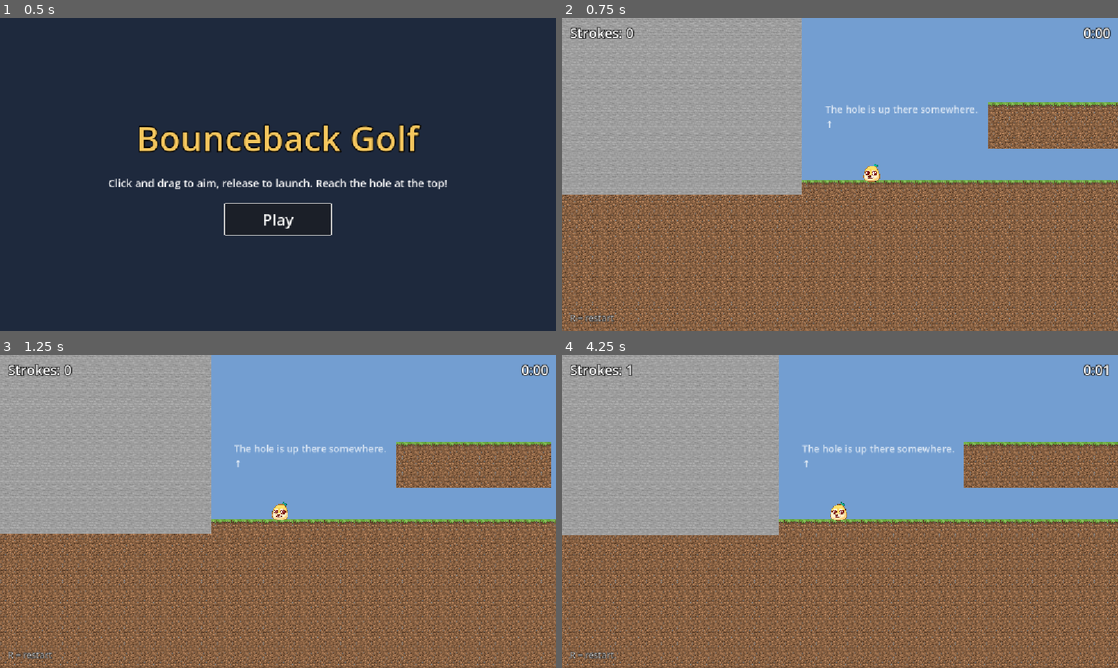
Above: before the commit, frames 1-4 (two rows, left to right).
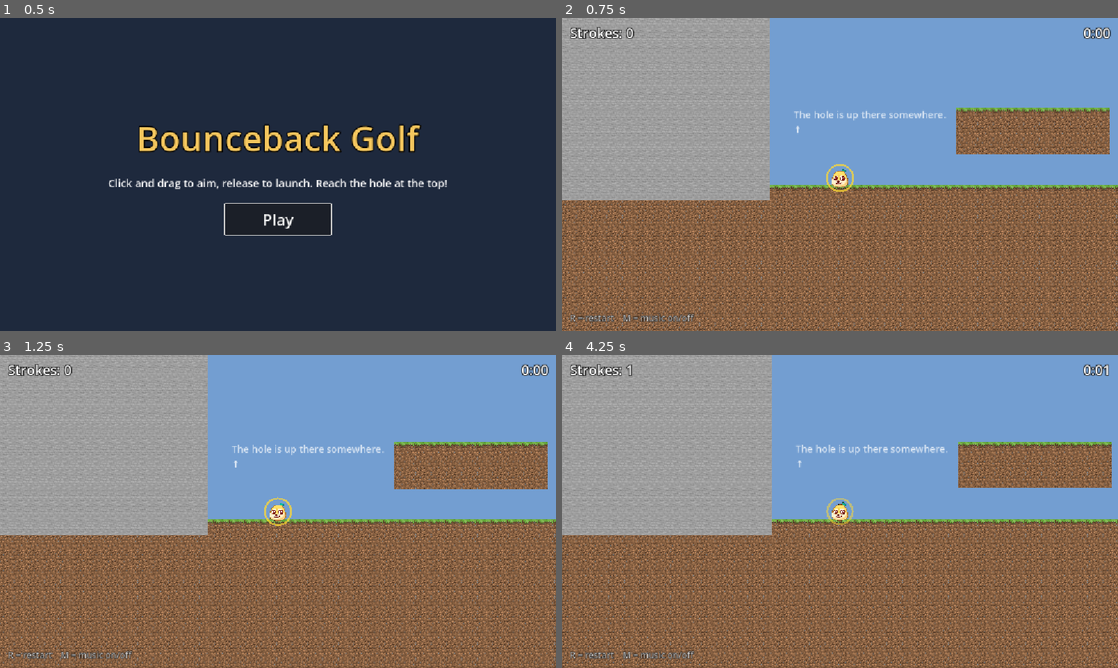
Above: after the commit, the same moments.

Repository: Khazap/bounceback-golf
Game: Godot game, scene res://scenes/ui/Title.tscn
The game is run twice, just before and just after one commit, with the same random seed, the same clock (stepped at 60 frames per second) and the same inputs. Sound files missing from this copy of the repository are replaced by a short silence.
Inputs (mouse positions are in pixels of both pictures, inside the frame that each line leads up to):
- Up to frame 1 (0.5 s): no input
- Up to frame 2 (0.75 s): click "Play" at 0.5 s
- Up to frame 3 (1.25 s): no input
- Up to frame 4 (4.25 s): tap Enter at 1.25 s; move the mouse to (962, 495) at 1.27 s; tap M at 1.35, 3.05 s; click (962, 495) at 1.42 s; drag from (728, 527) to (812, 574) at 2.02 s; move the mouse to (895, 442) at 2.77 s; tap R at 2.85 s; click (895, 442) at 2.92 s; drag from (812, 574) to (673, 464) at 3.52 s

Frame 1 is identical in both runs. In frame 2, 32% of the frame differs, in the area x 0-100%, y 0-100%; in frame 3, 27%; in frame 4, 27%.

Commit message:
Music, sound effects, ready ring; bounce 0.93 that stops below 500 px/s
- AudioManager autoload: looping music (M = mute), launch/bounce/ready/win/click sounds
- sound_maker.gd generates all audio from simple waves (original)
- Ball: bounce 0.93, friction 0.8, stops dead on flat ground below STOP_SPEED
- Gold pulsing ring + ding when you can aim again

Co-Authored-By: Claude Opus 5.5 <noreply@anthropic.com>

Diff:
--- a/project.godot
+++ b/project.godot
@@ -18,6 +18,7 @@
 [autoload]
 
 GameManager="*res://scripts/game_manager.gd"
+AudioManager="*res://scripts/audio_manager.gd"
 
 [display]
 
--- a/scenes/Main.tscn
+++ b/scenes/Main.tscn
@@ -12,6 +12,7 @@
 [node name="Level" parent="." instance=ExtResource("2_level")]
 
 [node name="Ball" parent="." instance=ExtResource("3_ball")]
+position = Vector2(144, -24)
 
 [node name="HUD" parent="." instance=ExtResource("4_hud")]
 
--- a/scenes/ball/Ball.tscn
+++ b/scenes/ball/Ball.tscn
@@ -5,8 +5,8 @@
 
 [sub_resource type="PhysicsMaterial" id="PhysicsMaterial_ball"]
 resource_local_to_scene = true
-friction = 0.2
-bounce = 0.9
+friction = 0.8
+bounce = 0.93
 
 [sub_resource type="CircleShape2D" id="CircleShape2D_ball"]
 radius = 16.0
--- a/scenes/ui/HUD.tscn
+++ b/scenes/ui/HUD.tscn
@@ -36,11 +36,11 @@
 anchor_bottom = 1.0
 offset_left = 16.0
 offset_top = -40.0
-offset_right = 316.0
+offset_right = 416.0
 offset_bottom = -12.0
 grow_vertical = 0
 theme_override_colors/font_color = Color(1, 1, 1, 0.7)
 theme_override_colors/font_outline_color = Color(0, 0, 0, 1)
 theme_override_constants/outline_size = 4
 theme_override_font_sizes/font_size = 18
-text = "R = restart"
+text = "R = restart    M = music on/off"
--- /dev/null
+++ b/scripts/audio_manager.gd
@@ -0,0 +1,49 @@
+extends Node
+## AudioManager: plays the music and all sound effects.
+## It's an autoload (like GameManager), so it never gets deleted when the scene
+## changes. That's why the music keeps playing from the title into the game.
+##
+## Any script can play a sound with:   AudioManager.play("bounce")
+## Press M at any time to turn the music on/off.
+##
+## Note for the web build: browsers block sound until the player clicks once,
+## so the music starts properly after the first click (e.g. on Play).
+
+const SOUNDS := {
+	"launch": preload("res://audio/sfx_launch.wav"),
+	"bounce": preload("res://audio/sfx_bounce.wav"),
+	"ready": preload("res://audio/sfx_ready.wav"),
+	"click": preload("res://audio/sfx_click.wav"),
+	"win": preload("res://audio/sfx_win.wav"),
+}
+const MUSIC := preload("res://audio/music_loop.wav")
+const MUSIC_VOLUME_DB := -8.0  # negative = quieter than the sound effects
+
+var music_player: AudioStreamPlayer
+
+
+func _ready() -> void:
+	music_player = AudioStreamPlayer.new()
+	music_player.stream = MUSIC
+	music_player.volume_db = MUSIC_VOLUME_DB
+	add_child(music_player)
+	music_player.finished.connect(music_player.play)  # loop forever
+	music_player.play()
+	# Play a jingle when the player wins.
+	GameManager.game_won.connect(play.bind("win"))
+
+
+## Plays a sound effect once. volume: 1.0 = full, 0.5 = half. pitch: 1.0 = normal.
+func play(sound_name: String, volume: float = 1.0, pitch: float = 1.0) -> void:
+	var player := AudioStreamPlayer.new()
+	player.stream = SOUNDS[sound_name]
+	player.volume_db = linear_to_db(volume)
+	player.pitch_scale = pitch
+	add_child(player)
+	player.play()
+	player.finished.connect(player.queue_free)  # delete it when it's done
+
+
+func _unhandled_input(event: InputEvent) -> void:
+	if event is InputEventKey and event.pressed and not event.echo and event.keycode == KEY_M:
+		music_player.stream_paused = not music_player.stream_paused
--- a/scripts/ball.gd
+++ b/scripts/ball.gd
@@ -2,12 +2,17 @@
 ## The dog ball you play as.
 ##
 ## How a shot works:
-##   1. When the ball has stopped, press the left mouse button anywhere.
-##   2. Drag the mouse. The dog stretches and a dotted line shows the aim.
-##      Like a slingshot: drag AWAY from where you want to go.
+##   1. Wait for the glowing ring + "ding": that means you can aim.
+##   2. Press the left mouse button anywhere and drag. The dog stretches and a
+##      dotted line shows the aim. Like a slingshot: drag AWAY from the target.
 ##   3. Let go to launch. Longer drag = more power (up to MAX_DRAG).
 ##   Right-click or Esc while dragging cancels the shot.
 ##
+## How it bounces:
+##   Hits faster than STOP_SPEED bounce hard (BOUNCE).
+##   Below STOP_SPEED, on flat ground, the ball stops dead.
+##   On slopes it doesn't stop: it slides off.
+##
 ## Main.tscn uses these (don't rename them):
 ##   signal launched, signal came_to_rest, var input_enabled, func reset_to()
 
@@ -17,34 +22,23 @@
 ## Main sets this to false after you win, so you can't keep shooting.
 var input_enabled: bool = true
 
-# --- Tuning numbers. The level was tested with these, so change them carefully.
+# --- Shooting
 const POWER := 6.0          # launch speed per pixel dragged
 const MAX_DRAG := 200.0     # dragging further than this adds no more power
 const MIN_DRAG := 8.0       # tiny drags are ignored (counts as a misclick)
-const REST_SPEED := 10.0    # slower than this counts as "stopped"
-const REST_TIME := 0.3      # ...for this many seconds
-
-# --- Bounciness (0 = no bounce, 1 = bounces forever)
-# How bouncy the next hit is depends on how fast the ball is going:
-#   faster than CRASH_SPEED  -> BOUNCE_CRASH  big falls pinball around wildly
-#   faster than SETTLE_SPEED -> BOUNCE_NORMAL normal jump landings (the level
-#                                             was tested with this, so you can
-#                                             still land on ledges)
-#   slower                   -> BOUNCE_SETTLE tiny hops die out, so you can
-#                                             shoot again sooner
-# (0.9 on every hit was tried: then nothing can ever land on a ledge.)
-const BOUNCE_CRASH := 0.9
-const BOUNCE_NORMAL := 0.6
-const BOUNCE_SETTLE := 0.3
-const CRASH_SPEED := 900.0   # pixels per second
-const SETTLE_SPEED := 250.0
-# Top speed. Long falls would otherwise get so fast that the ball could skip
-# through a thin ledge in one frame. 1800 px/s = 30 px per frame, always safe.
-const MAX_SPEED := 1800.0
+
+# --- Bouncing and stopping
+const BOUNCE := 0.93        # 0 = no bounce, 1 = never loses height. 0.93 keeps 86% each bounce
+const FRICTION := 0.8       # grip on the ground (0 = ice, 1 = rubber)
+const STOP_SPEED := 500.0   # slower than this (pixels/second) on flat ground = stop dead
+                            # (500 = hops lower than about 4 tiles stop instead)
+const MAX_SPEED := 1800.0   # top speed, so long falls never skip through a ledge
+const REST_TIME := 0.2      # how long it must be stopped before you can aim again
 
 # --- Look and feel
 const MAX_STRETCH := 0.35   # how much the dog stretches at full power (35%)
 const SQUISH_SPEED := 250.0 # landing faster than this makes the dog squish
+const SOUND_SPEED := 160.0  # landing faster than this makes a bounce sound
 
 # The dog picture sits inside "Stretch". Stretching that node squashes the
 # picture in any direction we want (see _set_stretch below).
@@ -54,8 +48,9 @@
 var aiming := false            # true while the mouse button is held
 var drag_start := Vector2.ZERO # where the mouse was pressed (world position)
 var at_rest := true            # true when the ball is stopped and can shoot
-var still_time := 0.0          # how long the ball has been slow
-var last_velocity := Vector2.ZERO  # speed last physics frame (for the squish)
+var still_time := 0.0          # how long the ball has been stopped
+var air_time := 0.0            # time since launch (so we don't stop it instantly)
+var last_velocity := Vector2.ZERO  # speed last physics frame (for squish and sound)
 var stretch_angle := 0.0       # which way the dog is being stretched
 var squish_tween: Tween
 var reset_pending := false
@@ -63,6 +58,8 @@
 
 
 func _ready() -> void:
+	physics_material_override.bounce = BOUNCE
+	physics_material_override.friction = FRICTION
 	# body_entered fires whenever the ball touches something new.
 	# (It needs contact_monitor on, which Ball.tscn sets.)
 	body_entered.connect(_on_body_entered)
@@ -74,27 +71,21 @@
 	stretch.global_rotation = stretch_angle
 	if aiming:
 		_update_aim_stretch()
-	queue_redraw()  # redraw the aim line every frame
+	queue_redraw()  # redraw the aim line and ready ring every frame
 
 
 func _physics_process(delta: float) -> void:
 	last_velocity = linear_velocity
-	# Pick the bounciness for the next hit based on how fast we're going now.
-	var speed := linear_velocity.length()
-	var wanted := BOUNCE_SETTLE
-	if speed > CRASH_SPEED:
-		wanted = BOUNCE_CRASH
-	elif speed > SETTLE_SPEED:
-		wanted = BOUNCE_NORMAL
-	if physics_material_override.bounce != wanted:  # only touch it when it changes
-		physics_material_override.bounce = wanted
-	# Rest detection: slow for REST_TIME seconds in a row = stopped.
+	air_time += delta
+	# Rest detection: stopped for REST_TIME seconds = ready to aim again.
 	if not at_rest:
-		if linear_velocity.length() < REST_SPEED:
+		if linear_velocity.length() < 10.0:
 			still_time += delta
 			if still_time >= REST_TIME:
 				at_rest = true
 				came_to_rest.emit()
+				if input_enabled:
+					AudioManager.play("ready", 0.6)
 		else:
 			still_time = 0.0
 
@@ -130,13 +121,48 @@
 		return
 	at_rest = false
 	still_time = 0.0
+	air_time = 0.0
 	apply_central_impulse(shot * POWER)
 	launched.emit()
+	AudioManager.play("launch", 0.5 + 0.5 * shot.length() / MAX_DRAG)
 
 
 func _stop_aiming() -> void:
 	aiming = false
 	_set_stretch(Vector2.RIGHT, 1.0, 1.0)
+
+
+# --- Physics: speed cap, stop dead, teleport --------------------------------
+
+func _integrate_forces(state: PhysicsDirectBodyState2D) -> void:
+	state.linear_velocity = state.linear_velocity.limit_length(MAX_SPEED)
+
+	# Stop dead: slow AND touching flat ground. (A normal pointing almost
+	# straight up, y < -0.9, means flat. Slopes are steeper, so you slide.)
+	# air_time > 0.15 so a weak shot isn't cancelled the moment it starts.
+	if air_time > 0.15 and state.linear_velocity.length() < STOP_SPEED:
+		for i in state.get_contact_count():
+			if state.get_contact_local_normal(i).y < -0.9:
+				state.linear_velocity = Vector2.ZERO
+				state.angular_velocity = 0.0
+				break
+
+	if reset_pending:
+		state.transform = Transform2D(0.0, reset_position)
+		state.linear_velocity = Vector2.ZERO
+		state.angular_velocity = 0.0
+		reset_pending = false
+
+
+## Teleports the ball and stops it (used by Main for spawn, R and Play Again).
+func reset_to(pos: Vector2) -> void:
+	# A RigidBody2D should only be moved inside _integrate_forces, so we just
+	# remember the position here and apply it on the next physics step.
+	reset_position = pos
+	reset_pending = true
+	_stop_aiming()
+	at_rest = true
+	still_time = 0.0
 
 
 # --- Stretch while pulling ---------------------------------------------------
@@ -162,10 +188,13 @@
 	dog.rotation = -stretch_angle
 
 
-# --- Squish when landing -----------------------------------------------------
+# --- Squish and sound when landing ------------------------------------------
 
 func _on_body_entered(_body: Node) -> void:
 	var speed := last_velocity.length()
+	if speed > SOUND_SPEED:
+		# Louder for harder hits, slightly random pitch so it doesn't get boring.
+		AudioManager.play("bounce", clampf(speed / 1200.0, 0.2, 1.0), randf_range(0.9, 1.15))
 	if speed < SQUISH_SPEED or aiming:
 		return
 	# Squash flat in the direction we hit, then spring back.
@@ -178,17 +207,24 @@
 		.set_trans(Tween.TRANS_ELASTIC).set_ease(Tween.EASE_OUT)
 
 
-# --- Aim line ----------------------------------------------------------------
+# --- Drawing: aim line and "ready" ring -------------------------------------
 
 func _draw() -> void:
+	# _draw uses the ball's own (spinning) coordinates. This undoes the spin,
+	# so everything points the real direction on screen.
+	draw_set_transform(Vector2.ZERO, -rotation, Vector2.ONE)
+
+	# Ready ring: a soft pulsing circle when you're allowed to aim.
+	if at_rest and input_enabled and not aiming:
+		var pulse := 0.5 + 0.5 * sin(Time.get_ticks_msec() / 150.0)
+		draw_arc(Vector2.ZERO, 26.0 + 3.0 * pulse, 0.0, TAU, 40, Color(1, 0.85, 0.2, 0.5 + 0.5 * pulse), 4.0)
+		return
+
 	if not aiming:
 		return
 	var shot := _get_shot()
 	if shot.length() < 1.0:
 		return
-	# _draw uses the ball's own (spinning) coordinates. This line undoes the
-	# spin, so the dots point the real direction on screen.
-	draw_set_transform(Vector2.ZERO, -rotation, Vector2.ONE)
 	var power := shot.length() / MAX_DRAG
 	var color := Color("#42d77d").lerp(Color("#ef5350"), power)  # green -> red
 	var direction := shot.normalized()
@@ -196,24 +232,3 @@
 	for i in 8:  # 8 dots
 		var p := direction * (24.0 + i * length / 8.0)
 		draw_circle(p, 3.0, color)
-
-
-# --- Teleport (used by Main for spawn, R and Play Again) ---------------------
-
-func reset_to(pos: Vector2) -> void:
-	# A RigidBody2D should only be moved inside _integrate_forces, so we just
-	# remember the position here and apply it on the next physics step.
-	reset_position = pos
-	reset_pending = true
-	_stop_aiming()
-	at_rest = true
-	still_time = 0.0
-
-
-func _integrate_forces(state: PhysicsDirectBodyState2D) -> void:
-	state.linear_velocity = state.linear_velocity.limit_length(MAX_SPEED)
-	if reset_pending:
-		state.transform = Transform2D(0.0, reset_position)
-		state.linear_velocity = Vector2.ZERO
-		state.angular_velocity = 0.0
-		reset_pending = false
--- /dev/null
+++ b/scripts/sound_maker.gd
@@ -0,0 +1,117 @@
+extends SceneTree
+## Sound maker: creates all the game's sounds and music as .wav files in audio/.
+## Like level_builder.gd, it's a tool, not part of the game. Run it from a terminal:
+##   Godot_console.exe --headless --path . --script res://scripts/sound_maker.gd
+## Every sound is built from simple waves (no samples), so it's all our own.
+## You can replace any .wav in audio/ with a better sound later; just keep the name.
+
+const RATE := 22050  # samples per second (enough for retro-style sounds)
+
+
+func _initialize() -> void:
+	save("sfx_launch", sweep(220, 880, 0.18, "sine", 0.6))          # boing up
+	save("sfx_bounce", sweep(520, 160, 0.13, "triangle", 0.8))      # boing down
+	save("sfx_ready", concat([note(1318.5, 0.07, "sine", 0.5), note(1760, 0.22, "sine", 0.5)]))
+	save("sfx_click", note(1000, 0.04, "square", 0.25))
+	save("sfx_win", concat([note(523.3, 0.11, "square", 0.3), note(659.3, 0.11, "square", 0.3),
+		note(784, 0.11, "square", 0.3), note(1046.5, 0.5, "square", 0.3)]))
+	save("music_loop", make_music())
+	print("Sounds saved in audio/")
+	quit()
+
+
+# --- Building blocks ---------------------------------------------------------
+
+## One wave sample. t = position in the wave cycle (0..1).
+func wave(kind: String, t: float) -> float:
+	match kind:
+		"sine": return sin(t * TAU)
+		"square": return 1.0 if t < 0.25 else -1.0  # 25% "duty" = classic chiptune sound
+		"triangle": return 4.0 * absf(t - 0.5) - 1.0
+		_: return randf() * 2.0 - 1.0  # noise
+
+
+## A tone that slides from one pitch to another and fades out.
+func sweep(f_start: float, f_end: float, seconds: float, kind: String, volume: float) -> PackedFloat32Array:
+	var out := PackedFloat32Array()
+	var phase := 0.0
+	var n := int(seconds * RATE)
+	for i in n:
+		var k := float(i) / n
+		phase = fmod(phase + lerpf(f_start, f_end, k) / RATE, 1.0)
+		var envelope := minf(1.0, i / 60.0) * (1.0 - k) * (1.0 - k)  # quick start, fade out
+		out.append(wave(kind, phase) * envelope * volume)
+	return out
+
+
+func note(freq: float, seconds: float, kind: String, volume: float) -> PackedFloat32Array:
+	return sweep(freq, freq, seconds, kind, volume)
+
+
+func concat(parts: Array) -> PackedFloat32Array:
+	var out := PackedFloat32Array()
+	for p in parts:
+		out.append_array(p)
+	return out
+
+
+func midi_to_hz(m: int) -> float:
+	return 440.0 * pow(2.0, (m - 69) / 12.0)
+
+
+# --- Music: a short original chiptune loop (120 BPM, 8 bars, C-Am-F-G) -------
+
+func make_music() -> PackedFloat32Array:
+	var eighth := 0.25  # seconds per eighth note at 120 BPM
+	# Melody: 8 eighth notes per bar, MIDI note numbers (-1 = silence)
+	var melody := [
+		[64, 67, 72, 67, 64, -1, 67, -1],
+		[69, 72, 76, 72, 69, -1, 64, -1],
+		[65, 69, 72, 69, 77, 76, 72, -1],
+		[67, 71, 74, 71, 67, -1, 62, -1],
+		[64, 67, 72, 67, 76, -1, 72, -1],
+		[69, 72, 76, 79, 76, -1, 72, -1],
+		[77, 76, 74, 72, 69, -1, 65, -1],
+		[67, -1, 71, -1, 74, 72, 71, -1],
+	]
+	var bass_roots := [48, 45, 41, 43, 48, 45, 41, 43]  # C, A, F, G
+	var total := int(8 * 8 * eighth * RATE)
+	var mix := PackedFloat32Array()
+	mix.resize(total)
+
+	for bar in 8:
+		for step in 8:
+			var start := int((bar * 8 + step) * eighth * RATE)
+			# lead
+			var m: int = melody[bar][step]
+			if m >= 0:
+				_add(mix, start, note(midi_to_hz(m), eighth * 0.9, "square", 0.16))
+			# bass on every quarter note, jumping between low and high octave
+			if step % 2 == 0:
+				var b: int = bass_roots[bar] + (12 if step % 4 == 2 else 0)
+				_add(mix, start, note(midi_to_hz(b), eighth * 1.8, "triangle", 0.35))
+			# soft hi-hat on the off-beats
+			if step % 2 == 1:
+				_add(mix, start, note(0, 0.03, "noise", 0.05))
+	return mix
+
+
+func _add(mix: PackedFloat32Array, start: int, sound: PackedFloat32Array) -> void:
+	for i in sound.size():
+		if start + i < mix.size():
+			mix[start + i] += sound[i]
+
+
+# --- Saving ------------------------------------------------------------------
+
+func save(name: String, samples: PackedFloat32Array) -> void:
+	var data := PackedByteArray()
+	data.resize(samples.size() * 2)
+	for i in samples.size():
+		data.encode_s16(i * 2, int(clampf(samples[i], -1.0, 1.0) * 32000))
+	var wav := AudioStreamWAV.new()
+	wav.format = AudioStreamWAV.FORMAT_16_BITS
+	wav.mix_rate = RATE
+	wav.stereo = false
+	wav.data = data
+	wav.save_to_wav("res://audio/%s.wav" % name)
--- a/scripts/title.gd
+++ b/scripts/title.gd
@@ -11,5 +11,6 @@
 
 
 func _on_play_pressed() -> void:
+	AudioManager.play("click")
 	# Swap the whole current scene (this title screen) for the game scene.
 	get_tree().change_scene_to_file("res://scenes/Main.tscn")
--- a/scripts/win_screen.gd
+++ b/scripts/win_screen.gd
@@ -19,6 +19,9 @@
 	# Pressing Play Again just passes the message on to Main.
 	play_again_button.pressed.connect(play_again_pressed.emit)
 	title_button.pressed.connect(_on_title_pressed)
+	# Both buttons make a click sound.
+	play_again_button.pressed.connect(AudioManager.play.bind("click"))
+	title_button.pressed.connect(AudioManager.play.bind("click"))
 
 
 ## Fills in the numbers and shows the overlay.
Not shown, added: audio/music_loop.wav.import
Not shown, added: audio/sfx_bounce.wav.import
Not shown, added: audio/sfx_click.wav.import
Not shown, added: audio/sfx_launch.wav.import
Not shown, added: audio/sfx_ready.wav.import
Not shown, added: audio/sfx_win.wav.import
Not shown, added: scripts/audio_manager.gd.uid
Not shown, added: scripts/sound_maker.gd.uid
Not shown, added: audio/music_loop.wav
Not shown, added: audio/sfx_bounce.wav
Not shown, added: audio/sfx_click.wav
Not shown, added: audio/sfx_launch.wav
(and 2 more such lines)
